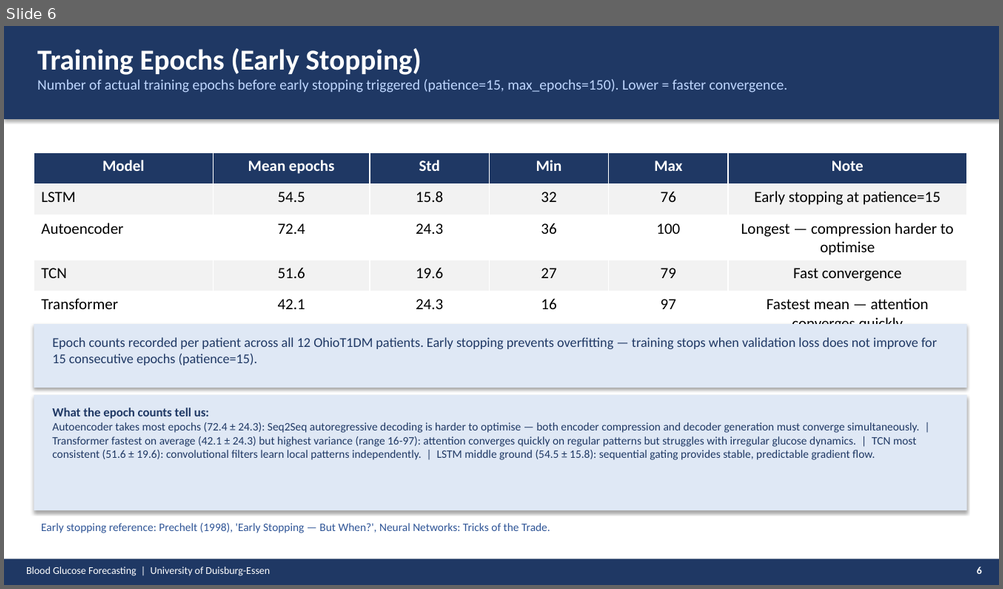
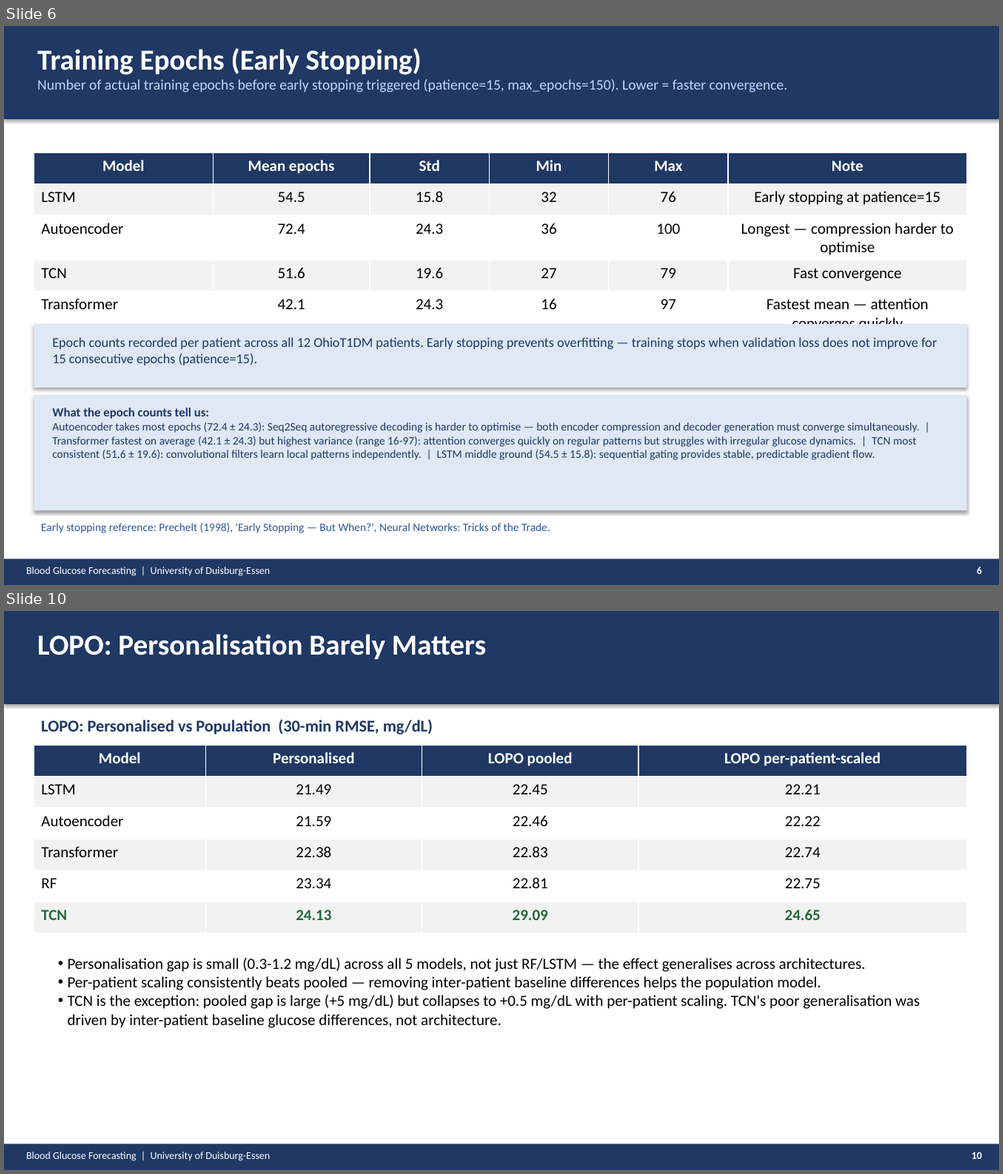
Before and after one commit to Abeeryanek/prediction-of-glucose-levels-in-type1-Diabetes, a slide deck: PRESENTATION_FINAL.pptx. Shown one above the other, each under a label of ours: slide 6 before the commit, slides 6 and 10 after it; the slides between them are not shown. The pictures are 1003x589 and 1003x1174 pixels, drawn with LibreOffice and Linux fonts; fonts in the diff are those of the drawing. Boxes give left, top, right and bottom in pixels: in the first picture for what was removed or moved away, otherwise in the second. Text is boxed around its words. In the diff, an @@ line names an element or a change of style, - is before the commit and + after.

Commit message:
docs: update presentation — full LOPO, feature-combo slide, softened claims, unified Clarke plot
- Slide 7: replaced stale pre-migration Clarke image with a fresh
  library-generated plot (clarke-error-grid v0.1.4, RF 30-min, Zone A
  86.43% — matches results). Old image predated the library migration
  and showed incorrect overlapping zone labels.
- Slide 9 (new): best feature combination per model across 3 datasets
- Slide 10: full LOPO — 5 models, pooled vs per-patient-scaled, TCN finding
- Slide 8/14: softened 'wearables consistently hurt' to 'do not improve'
  (Glucdict glucose_activity is a tie, not a loss)
- Slide 11: added Personalised/Transfer definitions
- Slide 5/12: corrected literature attributions (Bertachi not Xiong for 19.33)
- Added Clarke at 15/30/45-min horizons
- rf_30min_predictions.npz saved so replotting never requires retraining

```diff
--- a/PRESENTATION_FINAL.pptx
+++ b/PRESENTATION_FINAL.pptx
@@ slide 10 added at <box>4,611,999,1170</box>, background #FFFFFF @@
@@ rectangle added at <box>4,611,999,704</box>, fill #1F3864 @@
@@ text added at <box>37,634,486,659</box>, 28 pt, text #FFFFFF, bold @@
+LOPO: Personalisation Barely Matters
@@ text added at <box>41,719,432,735</box>, 16 pt, text #1F3864, bold @@
+LOPO: Personalised vs Population (30-min RMSE, mg/dL)
@@ table added at <box>34,745,967,934</box>, 6 rows, 4 columns @@
+Model | Personalised | LOPO pooled | LOPO per-patient-scaled
+LSTM | 21.49 | 22.45 | 22.21
+Autoencoder | 21.59 | 22.46 | 22.22
+Transformer | 22.38 | 22.83 | 22.74
+RF | 23.34 | 22.81 | 22.75
+TCN | 24.13 | 29.09 | 24.65
@@ text added at <box>68,958,919,1028</box>, 15 pt, text #000000 @@
+• Personalisation gap is small (0.3-1.2 mg/dL) across all 5 models, not just RF/LSTM — the effect generalises across architectures.
+• Per-patient scaling consistently beats pooled — removing inter-patient baseline differences helps the population model.
+• TCN is the exception: pooled gap is large (+5 mg/dL) but collapses to +0.5 mg/dL with per-patient scaling. TCN's poor generalisation was driven by inter-patient baseline glucose differences, not architecture.
@@ rectangle added at <box>4,1145,999,1170</box>, fill #1F3864 @@
@@ text added at <box>26,1152,270,1162</box>, 10 pt, text #FFFFFF @@
+Blood Glucose Forecasting | University of Duisburg-Essen
@@ text added at <box>971,1153,982,1159</box>, 10 pt, text #FFFFFF, bold @@
+10
```
Also in this commit, not shown: 11 slides changed, 1 other slide added, 1 slide removed, 4 other files.
